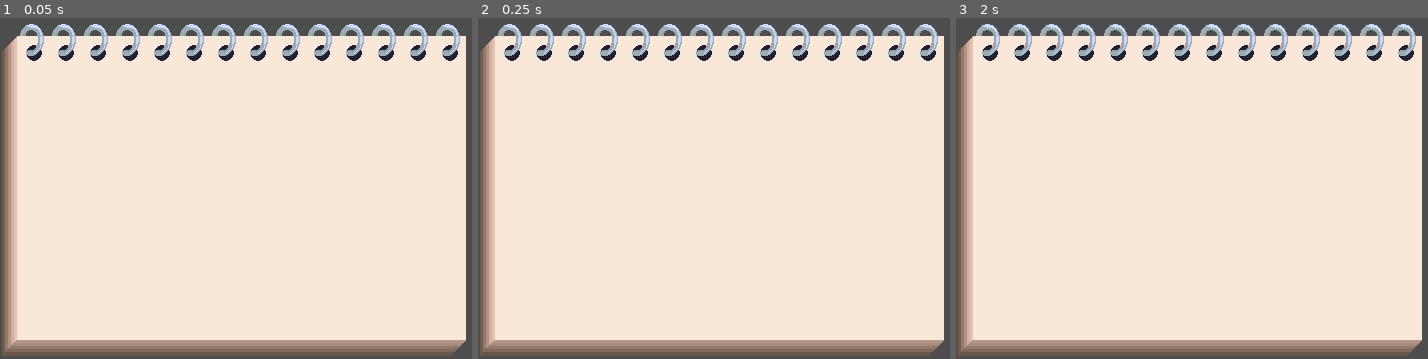
Above: before the commit, frames 1-3 (left to right).
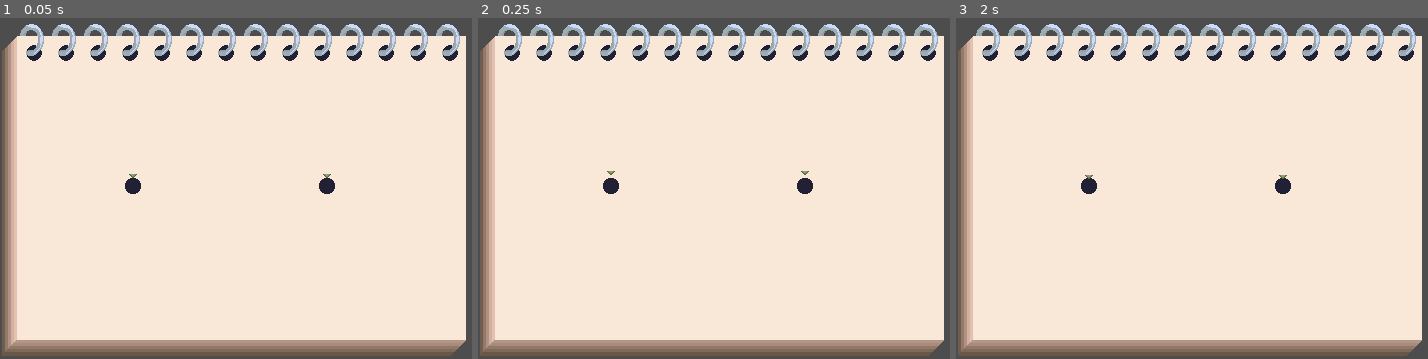
Above: after the commit, the same moments.

Repository: crookedneighbor/drawing-connection
Game: Godot game, scene res://main.tscn
Same seed, same stepped clock (60 frames per second), same inputs: the game is played once before the commit and once after it.
Inputs (mouse positions are in pixels of both pictures, inside the frame that each line leads up to):
- Up to frame 1 (0.05 s): no input
- Up to frame 2 (0.25 s): no input
- Up to frame 3 (2 s): tap Enter at 0.5 s; move the mouse to (1196, 202) at 0.52 s; click (1196, 202) at 0.67 s; tap Space at 1.25 s; move the mouse to (1196, 89) at 1.27 s; click (1196, 89) at 1.42 s

The runs differ from the first frame. In frame 1, 0.3% of the frame differs, in the area x 26-71%, y 45-52%; in frame 2, 0.3%; in frame 3, 0.3%.

Commit message:
feat: add dot connectors

Diff:
--- a/main.tscn
+++ b/main.tscn
@@ -4,6 +4,8 @@
 [ext_resource type="Script" uid="uid://vc4ejtiqnw26" path="res://main.gd" id="1_1bvp3"]
 [ext_resource type="PackedScene" uid="uid://caxj538a64bmh" path="res://tools/melody-player/melody-player.tscn" id="1_h2yge"]
 [ext_resource type="PackedScene" uid="uid://iihl1e0keb0" path="res://tools/pencil/pencil.tscn" id="2_h2yge"]
+[ext_resource type="PackedScene" uid="uid://du01dv6xnq57c" path="res://tools/connector_dot/connector_dot_manager.tscn" id="5_7mycd"]
+[ext_resource type="PackedScene" uid="uid://c76lyf0pdksov" path="res://tools/connector_dot/connector_dot.tscn" id="5_lquwl"]
 
 [node name="Main" type="Node2D" unique_id=1251148645]
 script = ExtResource("1_1bvp3")
@@ -16,5 +18,13 @@
 
 [node name="Pencil" parent="." unique_id=617229547 instance=ExtResource("2_h2yge")]
 
+[node name="ConnectorDotManager" parent="." unique_id=236887033 instance=ExtResource("5_7mycd")]
+
+[node name="ConnectorDot" parent="ConnectorDotManager" unique_id=769532394 instance=ExtResource("5_lquwl")]
+position = Vector2(133, 187)
+
+[node name="ConnectorDot2" parent="ConnectorDotManager" unique_id=1785843932 instance=ExtResource("5_lquwl")]
+position = Vector2(327, 187)
+
 [connection signal="enter_drawable_area" from="Pad" to="Pencil" method="enter_drawable_area"]
 [connection signal="exit_drawable_area" from="Pad" to="Pencil" method="exit_drawable_area"]
--- a/project.godot
+++ b/project.godot
@@ -26,6 +26,9 @@
 
 [rendering]
 
+textures/canvas_textures/default_texture_filter=0
 rendering_device/driver.windows="d3d12"
 renderer/rendering_method="gl_compatibility"
 renderer/rendering_method.mobile="gl_compatibility"
+2d/snap/snap_2d_transforms_to_pixel=true
+2d/snap/snap_2d_vertices_to_pixel=true
--- /dev/null
+++ b/tools/connector_dot/connector_dot.gd
@@ -0,0 +1,45 @@
+class_name ConnectorDot extends Area2D
+
+signal started
+
+@onready var anim: AnimationPlayer = $AnimationPlayer
+
+# possible states:
+# * ready
+# * waiting
+# * connected
+var state: String = "ready"
+var entered: bool = false
+
+func _ready() -> void:
+	mouse_entered.connect(_on_mouse_enter)
+	mouse_exited.connect(_on_mouse_exit)
+
+func _input(event: InputEvent) -> void:
+	if event is InputEventMouseButton and event.button_index == MOUSE_BUTTON_LEFT:
+		if state == "ready" and entered:
+			anim.play("dismiss_ready")
+			await anim.animation_finished
+			connected()
+			started.emit()
+
+func _on_mouse_enter() -> void:
+	if state == "waiting":
+		connected()
+
+	entered = true
+
+func _on_mouse_exit() -> void:
+	entered = false
+
+func connected() -> void:
+	mouse_entered.disconnect(_on_mouse_enter)
+	mouse_exited.disconnect(_on_mouse_exit)
+	state = "connected"
+	anim.play("connected")
+
+func waiting() -> void:
+	state = "waiting"
+	anim.play("dismiss_ready")
+	await anim.animation_finished
+	anim.play("waiting")
--- /dev/null
+++ b/tools/connector_dot/connector_dot.tscn
@@ -0,0 +1,247 @@
+[gd_scene format=3 uid="uid://c76lyf0pdksov"]
+
+[ext_resource type="Texture2D" uid="uid://cpeuok8qqrxw1" path="res://tools/connector_dot/connector_dot.png" id="1_73fyq"]
+[ext_resource type="Script" uid="uid://dd480hnmv2ld5" path="res://tools/connector_dot/connector_dot.gd" id="1_dqoca"]
+[ext_resource type="Texture2D" uid="uid://j6xhrvlag5nx" path="res://tools/connector_dot/arrow.png" id="3_4ur1i"]
+
+[sub_resource type="CircleShape2D" id="CircleShape2D_ih458"]
+radius = 5.0
+
+[sub_resource type="Animation" id="Animation_dqoca"]
+length = 0.001
+tracks/0/type = "value"
+tracks/0/imported = false
+tracks/0/enabled = true
+tracks/0/path = NodePath("Arrow:offset")
+tracks/0/interp = 1
+tracks/0/loop_wrap = true
+tracks/0/keys = {
+"times": PackedFloat32Array(0),
+"transitions": PackedFloat32Array(1),
+"update": 0,
+"values": [Vector2(0, 0)]
+}
+tracks/1/type = "value"
+tracks/1/imported = false
+tracks/1/enabled = true
+tracks/1/path = NodePath("Arrow:scale")
+tracks/1/interp = 1
+tracks/1/loop_wrap = true
+tracks/1/keys = {
+"times": PackedFloat32Array(0),
+"transitions": PackedFloat32Array(1),
+"update": 0,
+"values": [Vector2(1, 1)]
+}
+tracks/2/type = "value"
+tracks/2/imported = false
+tracks/2/enabled = true
+tracks/2/path = NodePath("Arrow:visible")
+tracks/2/interp = 1
+tracks/2/loop_wrap = true
+tracks/2/keys = {
+"times": PackedFloat32Array(0),
+"transitions": PackedFloat32Array(1),
+"update": 1,
+"values": [false]
+}
+tracks/3/type = "value"
+tracks/3/imported = false
+tracks/3/enabled = true
+tracks/3/path = NodePath("Dot:modulate")
+tracks/3/interp = 1
+tracks/3/loop_wrap = true
+tracks/3/keys = {
+"times": PackedFloat32Array(0),
+"transitions": PackedFloat32Array(1),
+"update": 0,
+"values": [Color(1, 1, 1, 1)]
+}
+tracks/4/type = "value"
+tracks/4/imported = false
+tracks/4/enabled = true
+tracks/4/path = NodePath("Arrow:modulate")
+tracks/4/interp = 1
+tracks/4/loop_wrap = true
+tracks/4/keys = {
+"times": PackedFloat32Array(0),
+"transitions": PackedFloat32Array(1),
+"update": 0,
+"values": [Color(1, 1, 1, 1)]
+}
+tracks/5/type = "value"
+tracks/5/imported = false
+tracks/5/enabled = true
+tracks/5/path = NodePath("Dot:scale")
+tracks/5/interp = 1
+tracks/5/loop_wrap = true
+tracks/5/keys = {
+"times": PackedFloat32Array(0),
+"transitions": PackedFloat32Array(1),
+"update": 0,
+"values": [Vector2(1, 1)]
+}
+
+[sub_resource type="Animation" id="Animation_v6bif"]
+resource_name = "connected"
+length = 0.5
+tracks/0/type = "value"
+tracks/0/imported = false
+tracks/0/enabled = true
+tracks/0/path = NodePath("Arrow:visible")
+tracks/0/interp = 1
+tracks/0/loop_wrap = true
+tracks/0/keys = {
+"times": PackedFloat32Array(0),
+"transitions": PackedFloat32Array(1),
+"update": 1,
+"values": [false]
+}
+tracks/1/type = "value"
+tracks/1/imported = false
+tracks/1/enabled = true
+tracks/1/path = NodePath("Dot:modulate")
+tracks/1/interp = 1
+tracks/1/loop_wrap = true
+tracks/1/keys = {
+"times": PackedFloat32Array(0),
+"transitions": PackedFloat32Array(1),
+"update": 0,
+"values": [Color(1, 1, 1, 1)]
+}
+tracks/2/type = "value"
+tracks/2/imported = false
+tracks/2/enabled = true
+tracks/2/path = NodePath("Dot:scale")
+tracks/2/interp = 1
+tracks/2/loop_wrap = true
+tracks/2/keys = {
+"times": PackedFloat32Array(0, 0.13333334, 0.36666667, 0.5),
+"transitions": PackedFloat32Array(1, 1, 1, 1),
+"update": 0,
+"values": [Vector2(1, 1), Vector2(0.9, 0.9), Vector2(1.4, 1.4), Vector2(1, 1)]
+}
+
+[sub_resource type="Animation" id="Animation_lndml"]
+resource_name = "dismiss_ready"
+length = 0.5
+tracks/0/type = "value"
+tracks/0/imported = false
+tracks/0/enabled = true
+tracks/0/path = NodePath("Arrow:scale")
+tracks/0/interp = 1
+tracks/0/loop_wrap = true
+tracks/0/keys = {
+"times": PackedFloat32Array(0, 0.5),
+"transitions": PackedFloat32Array(1, 1),
+"update": 0,
+"values": [Vector2(1, 1), Vector2(1e-05, 1e-05)]
+}
+tracks/1/type = "value"
+tracks/1/imported = false
+tracks/1/enabled = true
+tracks/1/path = NodePath("Arrow:visible")
+tracks/1/interp = 1
+tracks/1/loop_wrap = true
+tracks/1/keys = {
+"times": PackedFloat32Array(0),
+"transitions": PackedFloat32Array(1),
+"update": 1,
+"values": [true]
+}
+
+[sub_resource type="Animation" id="Animation_4ur1i"]
+resource_name = "ready"
+length = 0.5
+loop_mode = 2
+tracks/0/type = "value"
+tracks/0/imported = false
+tracks/0/enabled = false
+tracks/0/path = NodePath("Arrow:position")
+tracks/0/interp = 1
+tracks/0/loop_wrap = true
+tracks/0/keys = {
+"times": PackedFloat32Array(),
+"transitions": PackedFloat32Array(),
+"update": 0,
+"values": []
+}
+tracks/1/type = "value"
+tracks/1/imported = false
+tracks/1/enabled = true
+tracks/1/path = NodePath("Arrow:offset")
+tracks/1/interp = 1
+tracks/1/loop_wrap = true
+tracks/1/keys = {
+"times": PackedFloat32Array(0.0009999999, 0.33333334, 0.5),
+"transitions": PackedFloat32Array(1, 1, 1),
+"update": 0,
+"values": [Vector2(0, 0), Vector2(0, -5), Vector2(0, -4)]
+}
+tracks/2/type = "value"
+tracks/2/imported = false
+tracks/2/enabled = true
+tracks/2/path = NodePath("Arrow:visible")
+tracks/2/interp = 1
+tracks/2/loop_wrap = true
+tracks/2/keys = {
+"times": PackedFloat32Array(0),
+"transitions": PackedFloat32Array(1),
+"update": 1,
+"values": [true]
+}
+
+[sub_resource type="Animation" id="Animation_ubqhw"]
+resource_name = "waiting"
+loop_mode = 2
+tracks/0/type = "value"
+tracks/0/imported = false
+tracks/0/enabled = true
+tracks/0/path = NodePath("Arrow:visible")
+tracks/0/interp = 1
+tracks/0/loop_wrap = true
+tracks/0/keys = {
+"times": PackedFloat32Array(0),
+"transitions": PackedFloat32Array(1),
+"update": 1,
+"values": [false]
+}
+tracks/1/type = "value"
+tracks/1/imported = false
+tracks/1/enabled = true
+tracks/1/path = NodePath("Dot:modulate")
+tracks/1/interp = 1
+tracks/1/loop_wrap = true
+tracks/1/keys = {
+"times": PackedFloat32Array(0, 1),
+"transitions": PackedFloat32Array(1, 1),
+"update": 0,
+"values": [Color(1, 1, 1, 1), Color(1, 1, 1, 0.47058824)]
+}
+
+[sub_resource type="AnimationLibrary" id="AnimationLibrary_ubqhw"]
+_data = {
+&"RESET": SubResource("Animation_dqoca"),
+&"connected": SubResource("Animation_v6bif"),
+&"dismiss_ready": SubResource("Animation_lndml"),
+&"ready": SubResource("Animation_4ur1i"),
+&"waiting": SubResource("Animation_ubqhw")
+}
+
+[node name="ConnectorDot" type="Area2D" unique_id=769532394]
+script = ExtResource("1_dqoca")
+
+[node name="CollisionShape2D" type="CollisionShape2D" parent="." unique_id=1253043694]
+shape = SubResource("CircleShape2D_ih458")
+
+[node name="Dot" type="Sprite2D" parent="." unique_id=1404237677]
+texture = ExtResource("1_73fyq")
+
+[node name="Arrow" type="Sprite2D" parent="." unique_id=1995309396]
+visible = false
+position = Vector2(0, -9)
+texture = ExtResource("3_4ur1i")
+
+[node name="AnimationPlayer" type="AnimationPlayer" parent="." unique_id=1393697817]
+libraries/ = SubResource("AnimationLibrary_ubqhw")
+autoplay = &"ready"
--- /dev/null
+++ b/tools/connector_dot/connector_dot_manager.gd
@@ -0,0 +1,15 @@
+class_name ConnectorDotManager extends Node2D
+
+var dots: Array[ConnectorDot] = []
+
+func _ready() -> void:
+	for dot in get_children():
+		if dot is ConnectorDot:
+			dots.append(dot)
+			dot.started.connect(_on_start)
+
+func _on_start() -> void:
+	for dot in dots:
+		dot.started.disconnect(_on_start)
+		if dot.state == "ready":
+			dot.waiting()
--- /dev/null
+++ b/tools/connector_dot/connector_dot_manager.tscn
@@ -0,0 +1,6 @@
+[gd_scene format=3 uid="uid://du01dv6xnq57c"]
+
+[ext_resource type="Script" uid="uid://bttnvkgoqsq0x" path="res://tools/connector_dot/connector_dot_manager.gd" id="1_0dm5c"]
+
+[node name="ConnectorDotManager" type="Node2D" unique_id=236887033]
+script = ExtResource("1_0dm5c")
Binary file added: tools/connector_dot/arrow.aseprite
Binary file added: tools/connector_dot/arrow.png
Not shown, added: tools/connector_dot/arrow.png.import
Binary file added: tools/connector_dot/connector_dot.aseprite
Not shown, added: tools/connector_dot/connector_dot.gd.uid
Binary file added: tools/connector_dot/connector_dot.png
Not shown, added: tools/connector_dot/connector_dot.png.import
Not shown, added: tools/connector_dot/connector_dot_manager.gd.uid
